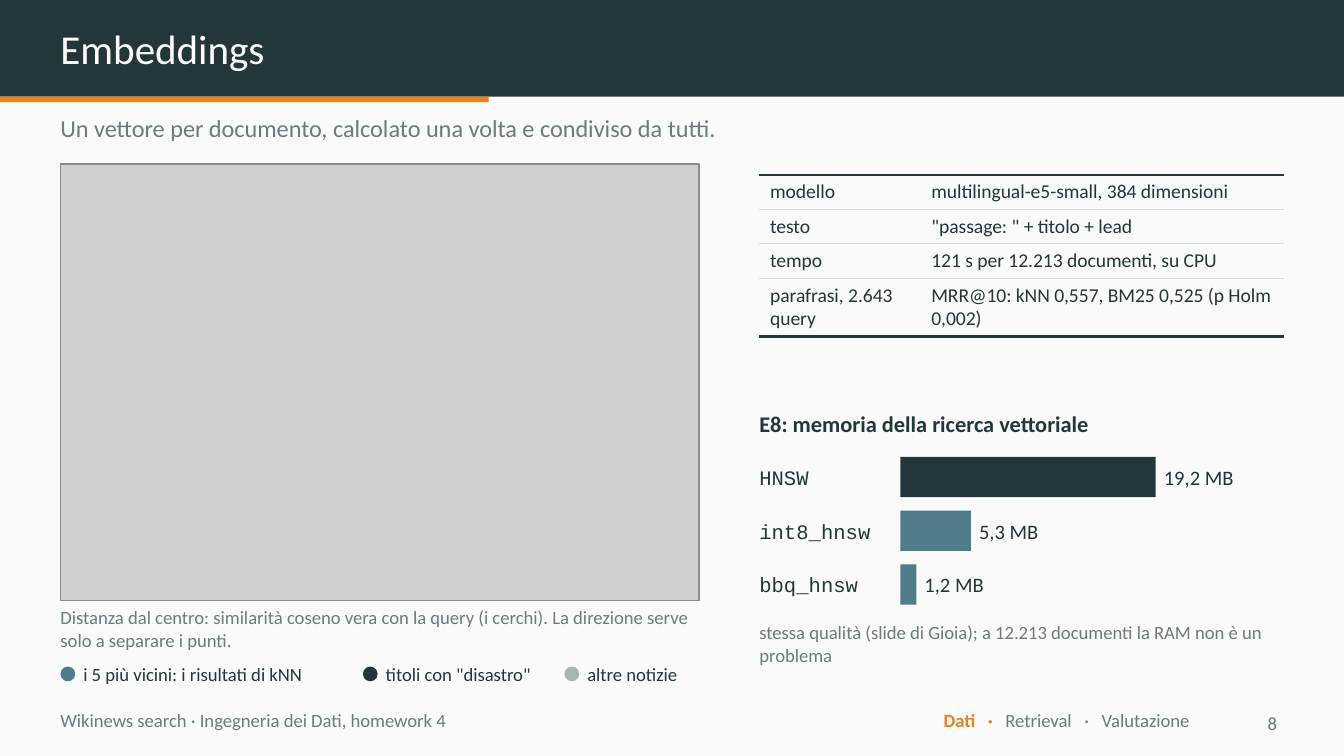
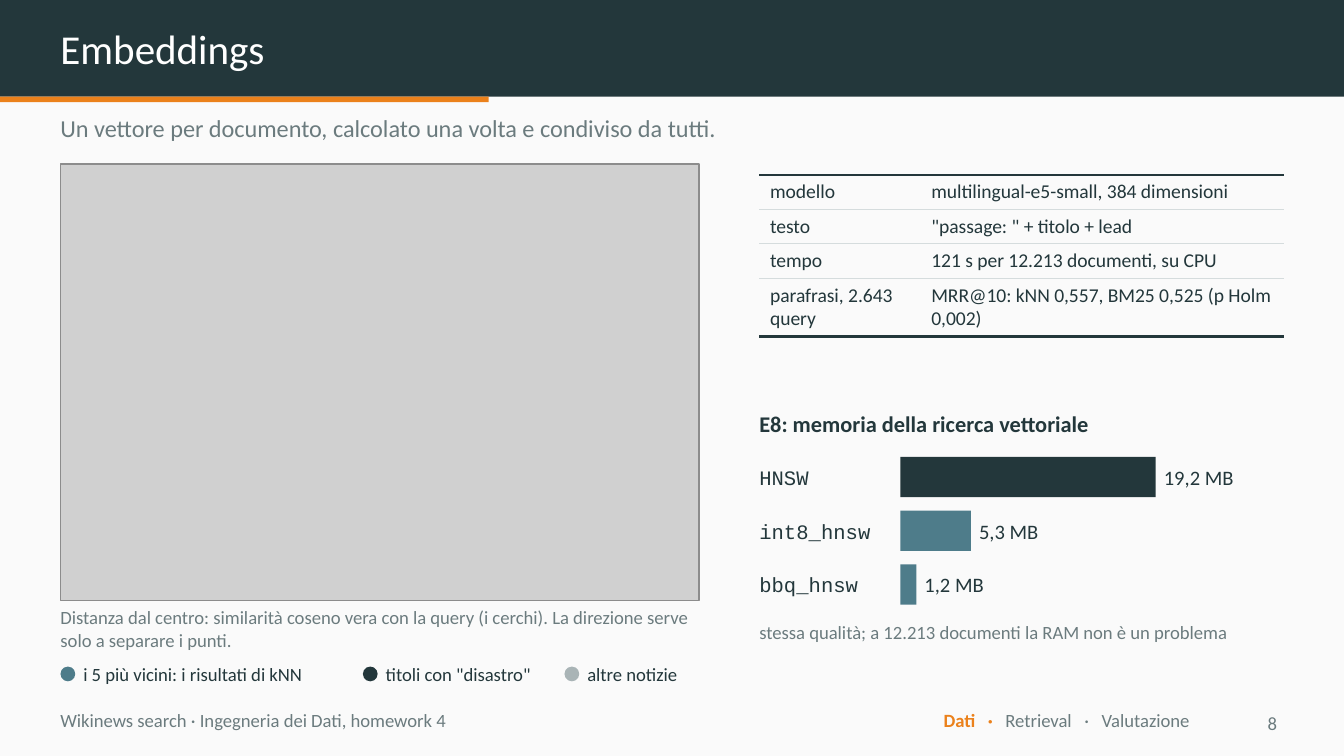
Before and after one commit to dnlsdn/wikinews-search, a slide deck: slide 8 of slides/wikinews-search.pptx. Drawn at 1344x756 pixels with LibreOffice and Linux fonts; fonts in the diff are those of the drawing; grey boxes stand for pictures. Boxes give left, top, right and bottom in pixels: in the first picture for what was removed or moved away, otherwise in the second. Text is boxed around its words. In the diff, an @@ line names an element or a change of style, - is before the commit and + after.

Commit message:
slides: shorter labels on slides 6 and 8

```diff
--- a/slides/wikinews-search.pptx
+++ b/slides/wikinews-search.pptx
@@ text at [759,626,1227,642]: text changed @@
-stessa qualità (slide di Gioia); a 12.213 documenti la RAM non è un problema
+stessa qualità; a 12.213 documenti la RAM non è un problema
```
Also in this commit, not shown: 1 other slide changed, 1 other file.
